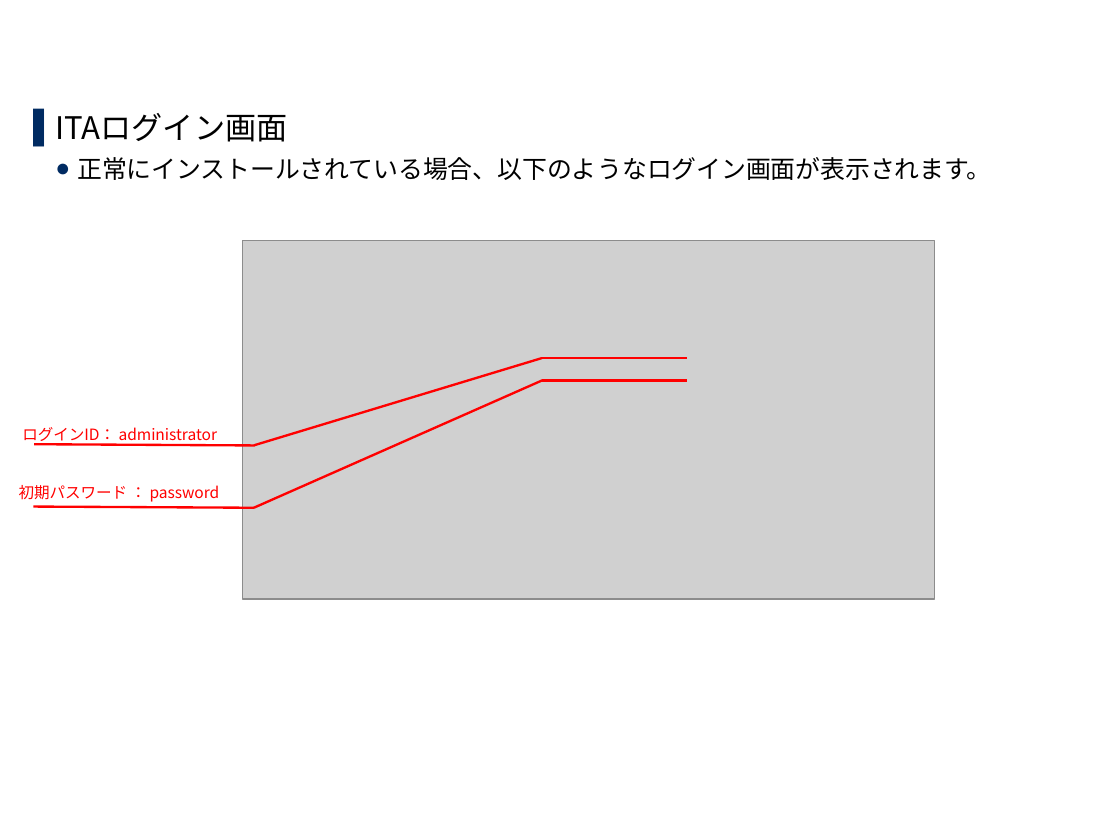
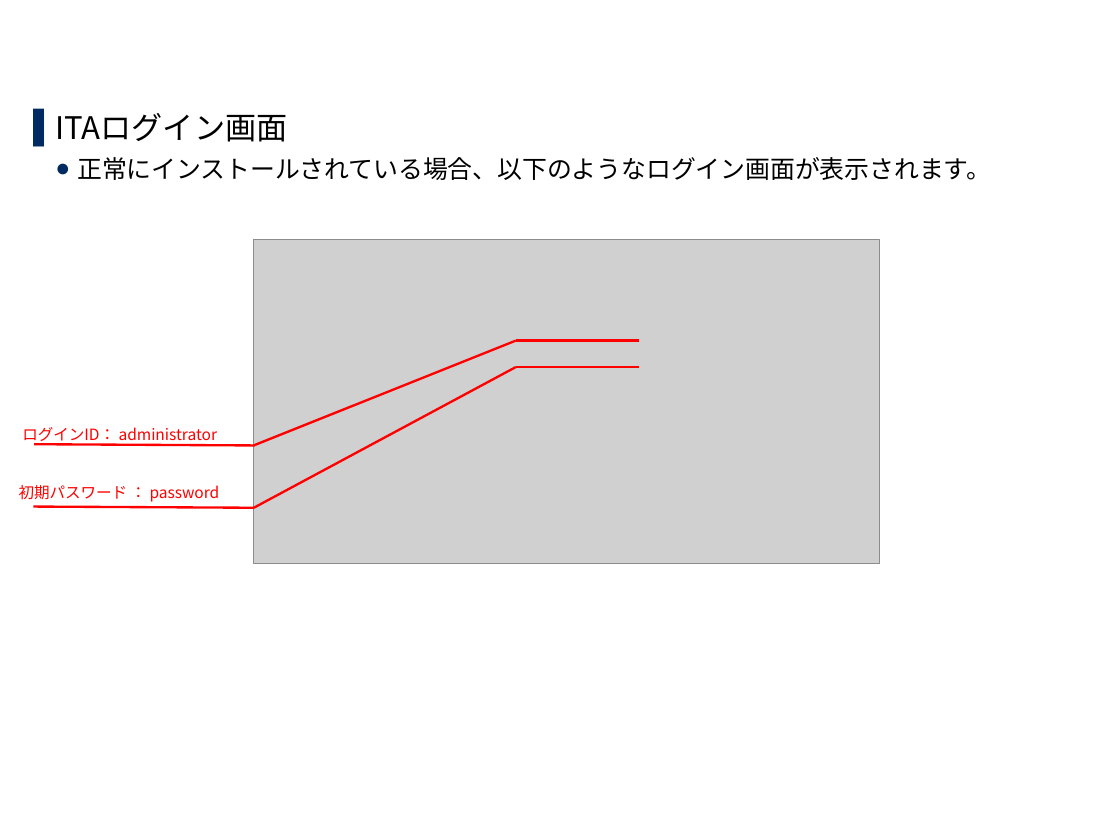
Before and after one commit to exastro-suite/it-automation-docs, a slide deck: slide 23 of asset/Learn_ja/ITA-offline-install_ja.pptx (slide 25 before the commit). Drawn at 1120x840 pixels with LibreOffice and Linux fonts; fonts in the diff are those of the drawing; grey boxes stand for pictures; background and template pictures are left out. Boxes give left, top, right and bottom in pixels: in the first picture for what was removed or moved away, otherwise in the second. Text is boxed around its words. In the diff, an @@ line names an element or a change of style, - is before the commit and + after.

```diff
--- a/asset/Learn_ja/ITA-offline-install_ja.pptx
+++ b/asset/Learn_ja/ITA-offline-install_ja.pptx
@@ picture: place and size @@
-picture at [243, 241, 935, 599]
+picture at [253, 240, 879, 564]
@@ line moved from (542, 358) - (254, 446) to (516, 340) - (254, 446) @@
@@ line moved from (541, 358) - (687, 358) to (516, 340) - (640, 340) @@
@@ line moved from (542, 381) - (254, 507) to (516, 367) - (254, 507) @@
@@ line moved from (542, 381) - (687, 381) to (516, 367) - (640, 367) @@
```
Also in this commit, not shown: 6 other slides changed, 2 slides added.
